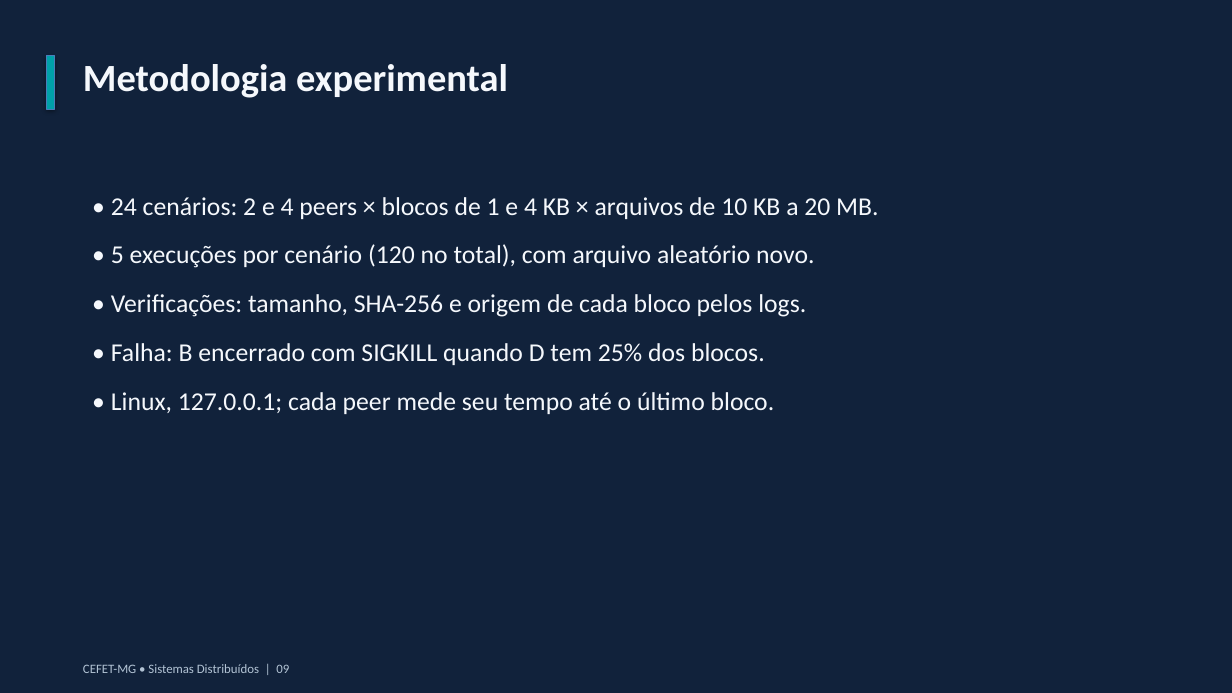
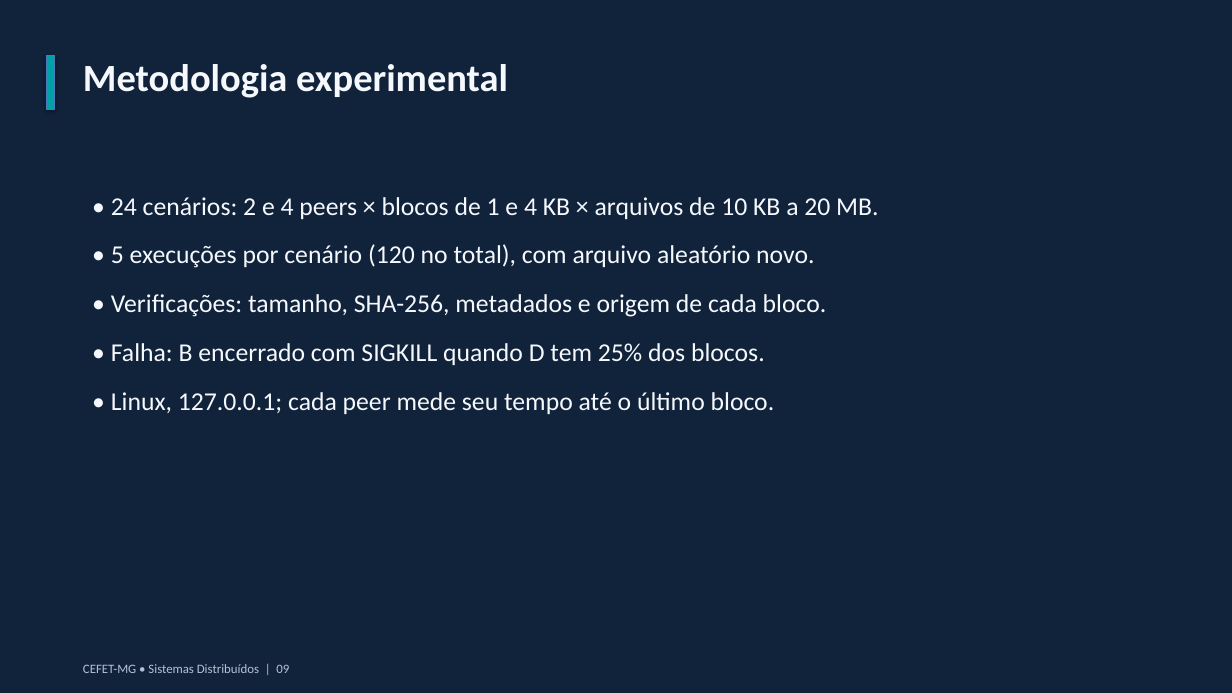
Before and after one commit to allinesferreira/CEFET-SD_TP2, a slide deck: slide 9 of docs/apresentacao.pptx. Drawn at 1232x693 pixels with LibreOffice and Linux fonts; fonts in the diff are those of the drawing. Boxes give left, top, right and bottom in pixels: in the first picture for what was removed or moved away, otherwise in the second. Text is boxed around its words. In the diff, an @@ line names an element or a change of style, - is before the commit and + after.

```diff
--- a/docs/apresentacao.pptx
+++ b/docs/apresentacao.pptx
@@ text at (111,294,827,317): text changed @@
-• Verificações: tamanho, SHA-256 e origem de cada bloco pelos logs.
+• Verificações: tamanho, SHA-256, metadados e origem de cada bloco.
```
Also in this commit, not shown: 4 other slides changed.
